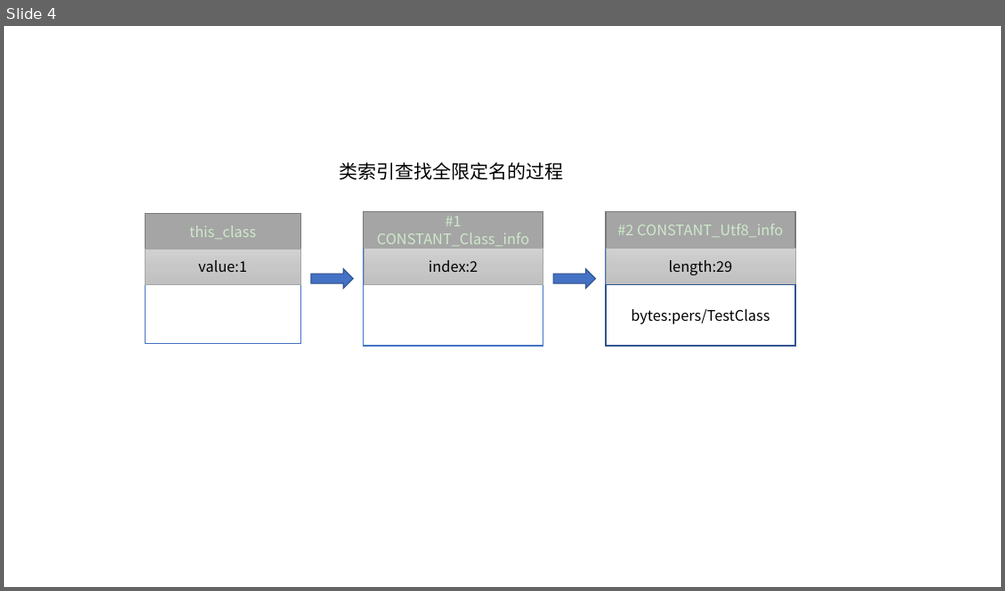
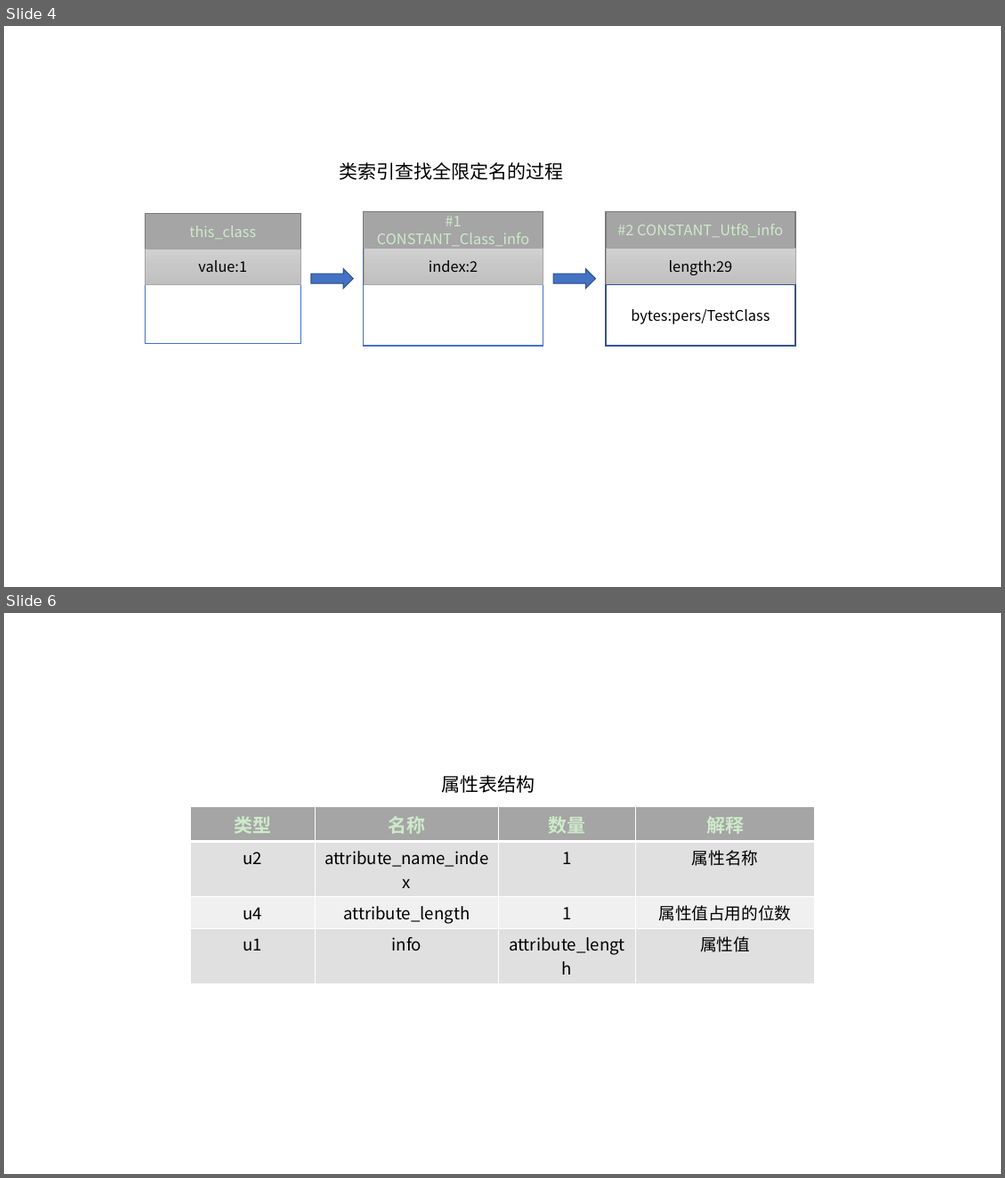
Before and after one commit to luolanmeet/jvm-note, a slide deck: content/part3/虚拟机执行子系统/file/画图.pptx. Shown one above the other, each under a label of ours: slide 4 before the commit, slides 4 and 6 after it; the slides between them are not shown. The pictures are 1005x591 and 1005x1178 pixels, drawn with LibreOffice and Linux fonts; fonts in the diff are those of the drawing. Boxes give left, top, right and bottom in pixels: in the first picture for what was removed or moved away, otherwise in the second. Text is boxed around its words. In the diff, an @@ line names an element or a change of style, - is before the commit and + after.

```diff
--- a/content/part3/虚拟机执行子系统/file/画图.pptx
+++ b/content/part3/虚拟机执行子系统/file/画图.pptx
@@ slide 6 added at (x1=4, y1=613, x2=1001, y2=1174), background #CEEACA @@
@@ text added at (x1=441, y1=775, x2=534, y2=793), 18 pt, text #000000 @@
+属性表结构
@@ table added at (x1=190, y1=807, x2=814, y2=958), 4 rows, 4 columns @@
+类型 | 名称 | 数量 | 解释
+u2 | attribute_name_index | 1 | 属性名称
+u4 | attribute_length | 1 | 属性值占用的位数
+u1 | info | attribute_length | 属性值
```
Also in this commit, not shown: 1 slide changed, 2 other slides added, 13 other files.
